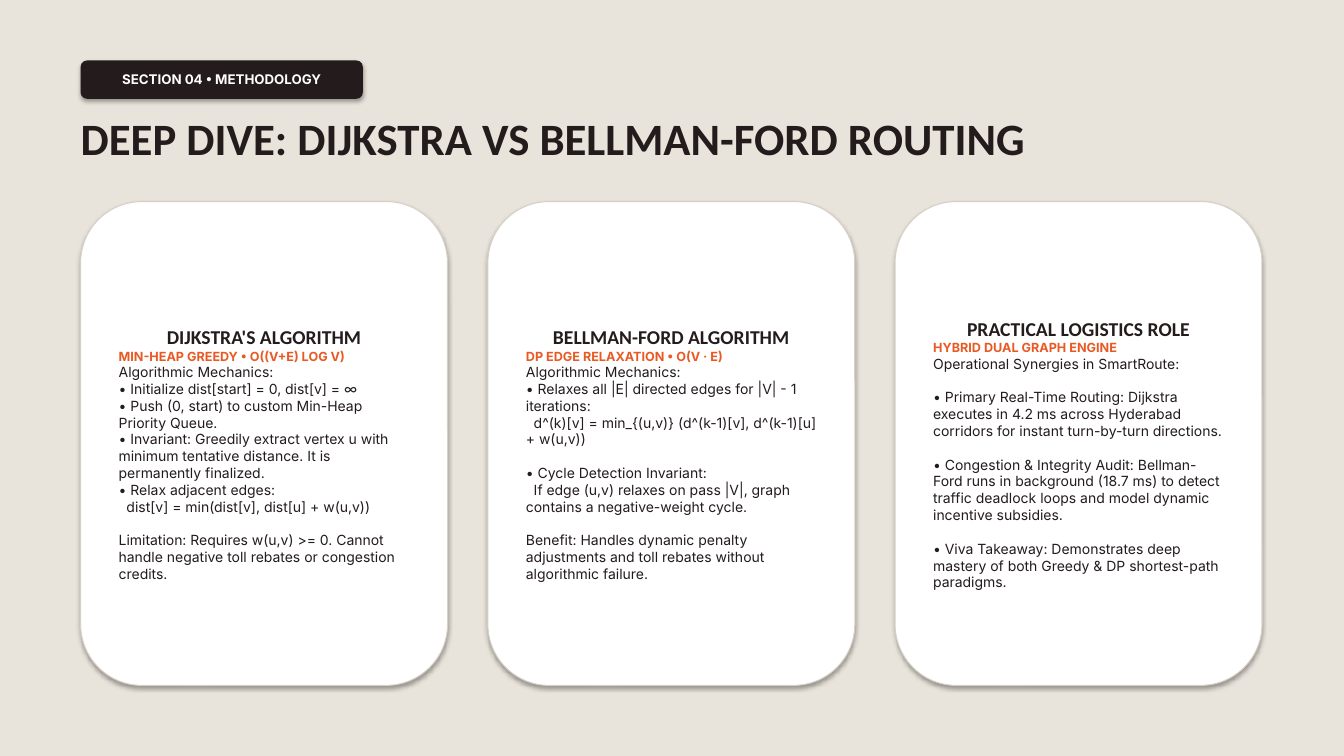
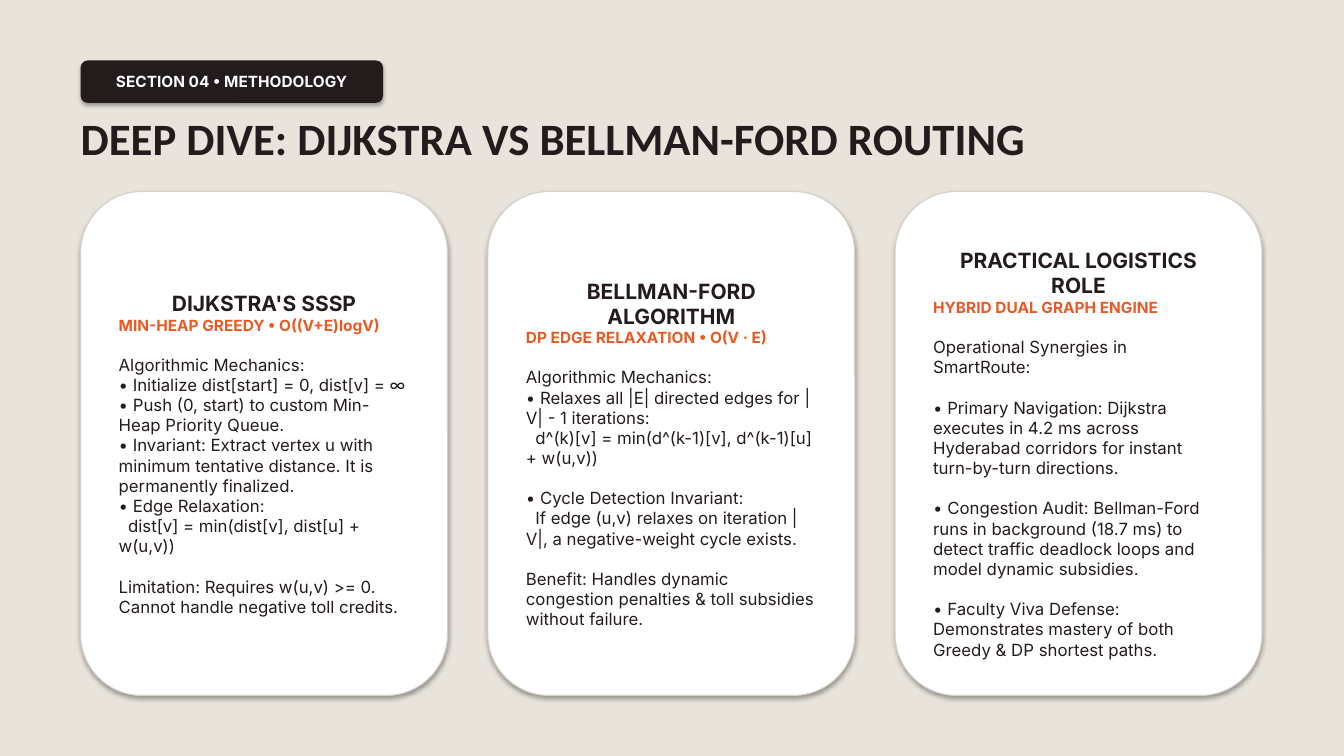
Before and after one commit to Himanshu-Git-101/DAA_PBL, a slide deck: slide 10 of SmartRoute_Presentation.pptx. Drawn at 1344x756 pixels with LibreOffice and Linux fonts; fonts in the diff are those of the drawing. Boxes give left, top, right and bottom in pixels: in the first picture for what was removed or moved away, otherwise in the second. Text is boxed around its words. In the diff, an @@ line names an element or a change of style, - is before the commit and + after.

```diff
--- a/SmartRoute_Presentation.pptx
+++ b/SmartRoute_Presentation.pptx
@@ rounded rectangle "SECTION 04 • METHODOLOGY": place and size @@
-rounded rectangle "SECTION 04 • METHODOLOGY" at bbox=[81, 60, 363, 99]
+rounded rectangle "SECTION 04 • METHODOLOGY" at bbox=[81, 60, 383, 103]
@@ rounded rectangle "SECTION 04 • METHODOLOGY" at bbox=[81, 60, 383, 103]: size 9.5 to 11 pt @@
@@ rounded rectangle "DIJKSTRA'S SSSP": place and size @@
-rounded rectangle "DIJKSTRA'S SSSP" at bbox=[81, 202, 448, 686]
+rounded rectangle "DIJKSTRA'S SSSP" at bbox=[81, 192, 448, 696]
@@ rounded rectangle "BELLMAN-FORD ALGORITHM": place and size @@
-rounded rectangle "BELLMAN-FORD ALGORITHM" at bbox=[488, 202, 855, 686]
+rounded rectangle "BELLMAN-FORD ALGORITHM" at bbox=[488, 192, 855, 696]
@@ rounded rectangle "PRACTICAL LOGISTICS ROLE": place and size @@
-rounded rectangle "PRACTICAL LOGISTICS ROLE" at bbox=[895, 202, 1262, 686]
+rounded rectangle "PRACTICAL LOGISTICS ROLE" at bbox=[895, 192, 1262, 696]
@@ text in rounded rectangle at bbox=[933, 252, 1197, 313]: size 14 to 15 pt, font Calibri to Inter in "PRACTICAL LOGISTICS ROLE"; size 9 to 11 pt in "HYBRID DUAL GRAPH ENGINE" @@
@@ text in rounded rectangle at bbox=[119, 295, 398, 617]: text changed; size 10 to 12 pt @@
-DIJKSTRA'S ALGORITHM
-MIN-HEAP GREEDY • O((V+E) LOG V)
-Algorithmic Mechanics:
-• Initialize dist[start] = 0, dist[v] = ∞
-• Push (0, start) to custom Min-Heap Priority Queue.
-• Invariant: Greedily extract vertex u with minimum tentative distance. It is permanently finalized.
-• Relax adjacent edges:
-dist[v] = min(dist[v], dist[u] + w(u,v))
-Limitation: Requires w(u,v) >= 0. Cannot handle negative toll rebates or congestion credits.
+DIJKSTRA'S SSSP
+MIN-HEAP GREEDY • O((V+E)logV)
+Algorithmic Mechanics:
+• Initialize dist[start] = 0, dist[v] = ∞
+• Push (0, start) to custom Min-Heap Priority Queue.
+• Invariant: Extract vertex u with minimum tentative distance. It is permanently finalized.
+• Edge Relaxation:
+dist[v] = min(dist[v], dist[u] + w(u,v))
+Limitation: Requires w(u,v) >= 0. Cannot handle negative toll credits.
@@ text in rounded rectangle at bbox=[526, 283, 767, 345]: size 14 to 15 pt, font Calibri to Inter in "BELLMAN-FORD ALGORITHM"; size 9 to 11 pt in "DP EDGE RELAXATION • O(V · E)" @@
@@ text in rounded rectangle at bbox=[933, 340, 1199, 660]: text changed; size 10 to 12 pt @@
-Operational Synergies in SmartRoute:
-• Primary Real-Time Routing: Dijkstra executes in 4.2 ms across Hyderabad corridors for instant turn-by-turn directions.
-• Congestion & Integrity Audit: Bellman-Ford runs in background (18.7 ms) to detect traffic deadlock loops and model dynamic incentive subsidies.
-• Viva Takeaway: Demonstrates deep mastery of both Greedy & DP shortest-path paradigms.
+Operational Synergies in SmartRoute:
+• Primary Navigation: Dijkstra executes in 4.2 ms across Hyderabad corridors for instant turn-by-turn directions.
+• Congestion Audit: Bellman-Ford runs in background (18.7 ms) to detect traffic deadlock loops and model dynamic subsidies.
+• Faculty Viva Defense: Demonstrates mastery of both Greedy & DP shortest paths.
@@ text in rounded rectangle at bbox=[526, 370, 814, 625]: text changed; size 10 to 12 pt @@
-Algorithmic Mechanics:
-• Relaxes all |E| directed edges for |V| - 1 iterations:
-d^(k)[v] = min_{(u,v)} (d^(k-1)[v], d^(k-1)[u] + w(u,v))
-• Cycle Detection Invariant:
-If edge (u,v) relaxes on pass |V|, graph contains a negative-weight cycle.
-Benefit: Handles dynamic penalty adjustments and toll rebates without algorithmic failure.
+Algorithmic Mechanics:
+• Relaxes all |E| directed edges for |V| - 1 iterations:
+d^(k)[v] = min(d^(k-1)[v], d^(k-1)[u] + w(u,v))
+• Cycle Detection Invariant:
+If edge (u,v) relaxes on iteration |V|, a negative-weight cycle exists.
+Benefit: Handles dynamic congestion penalties & toll subsidies without failure.
```
Also in this commit, not shown: 12 other slides changed, 4 slides added, 4 slides removed, 16 other files.
